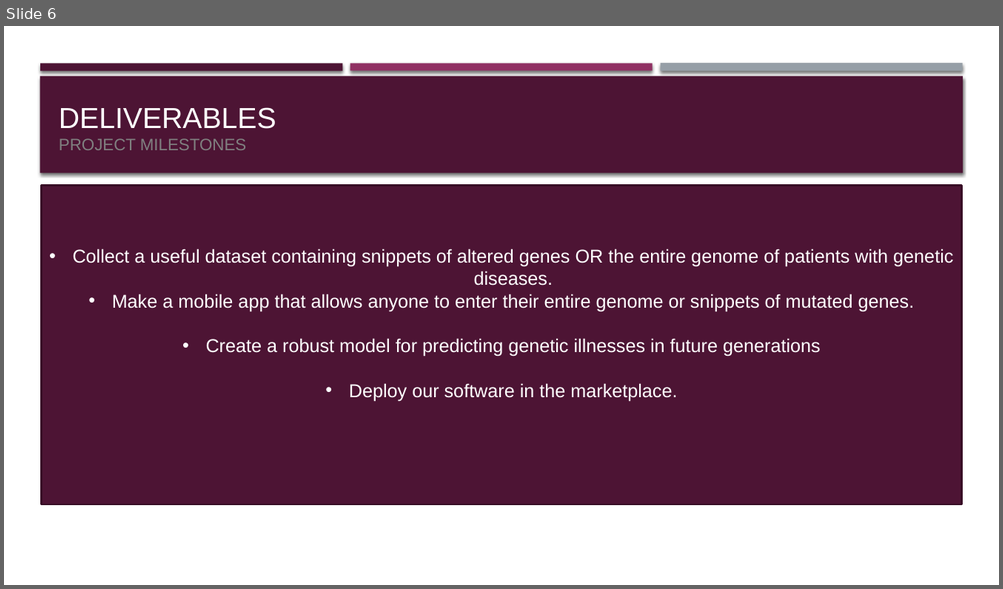
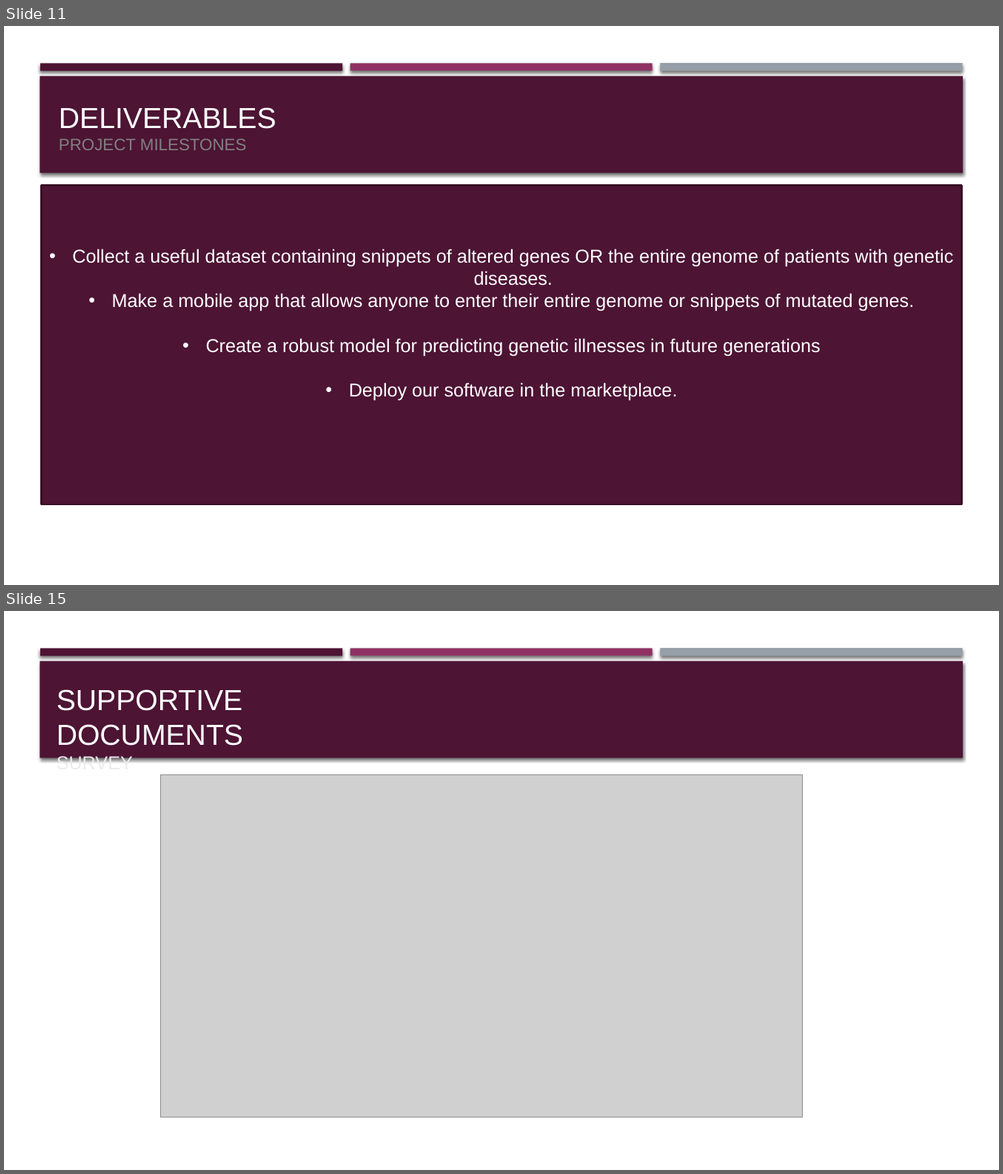
Before and after one commit to YoussifAssem/Genatac, a slide deck: E-Genetics/Proposal/genetics.pptm. Shown one above the other, each under a label of ours: slide 6 before the commit, slides 11 and 15 after it; the slides between them are not shown. The pictures are 1003x589 and 1003x1174 pixels, drawn with LibreOffice and Linux fonts; fonts in the diff are those of the drawing; grey boxes stand for pictures. Boxes give left, top, right and bottom in pixels: in the first picture for what was removed or moved away, otherwise in the second. Text is boxed around its words. In the diff, an @@ line names an element or a change of style, - is before the commit and + after.

```diff
--- a/E-Genetics/Proposal/genetics.pptm
+++ b/E-Genetics/Proposal/genetics.pptm
@@ slide 15 added at [4,611,999,1170], background #FFFFFF; not listed: 4 template elements that a slide beside it also shows @@
@@ text added at [57,689,243,761], 28 pt, text #FFFFFF @@
+SUPPORTIVE DOCUMENTS
+SURVEY
@@ picture added at [161,775,802,1118] @@
@@ what was slide 6 is now slide 11 @@
```
Also in this commit, not shown: 2 slides changed, 7 other slides added, 2 other files.
